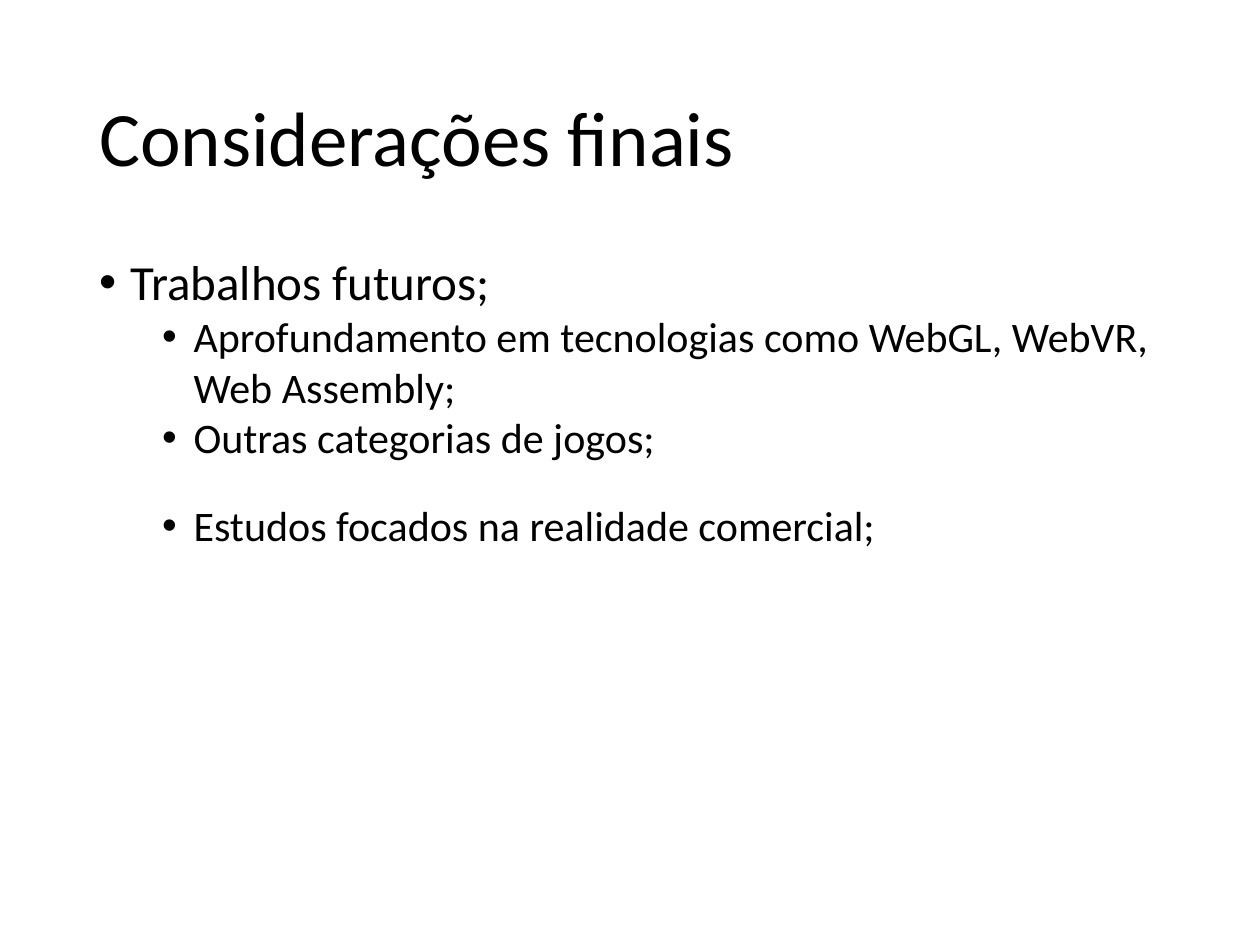
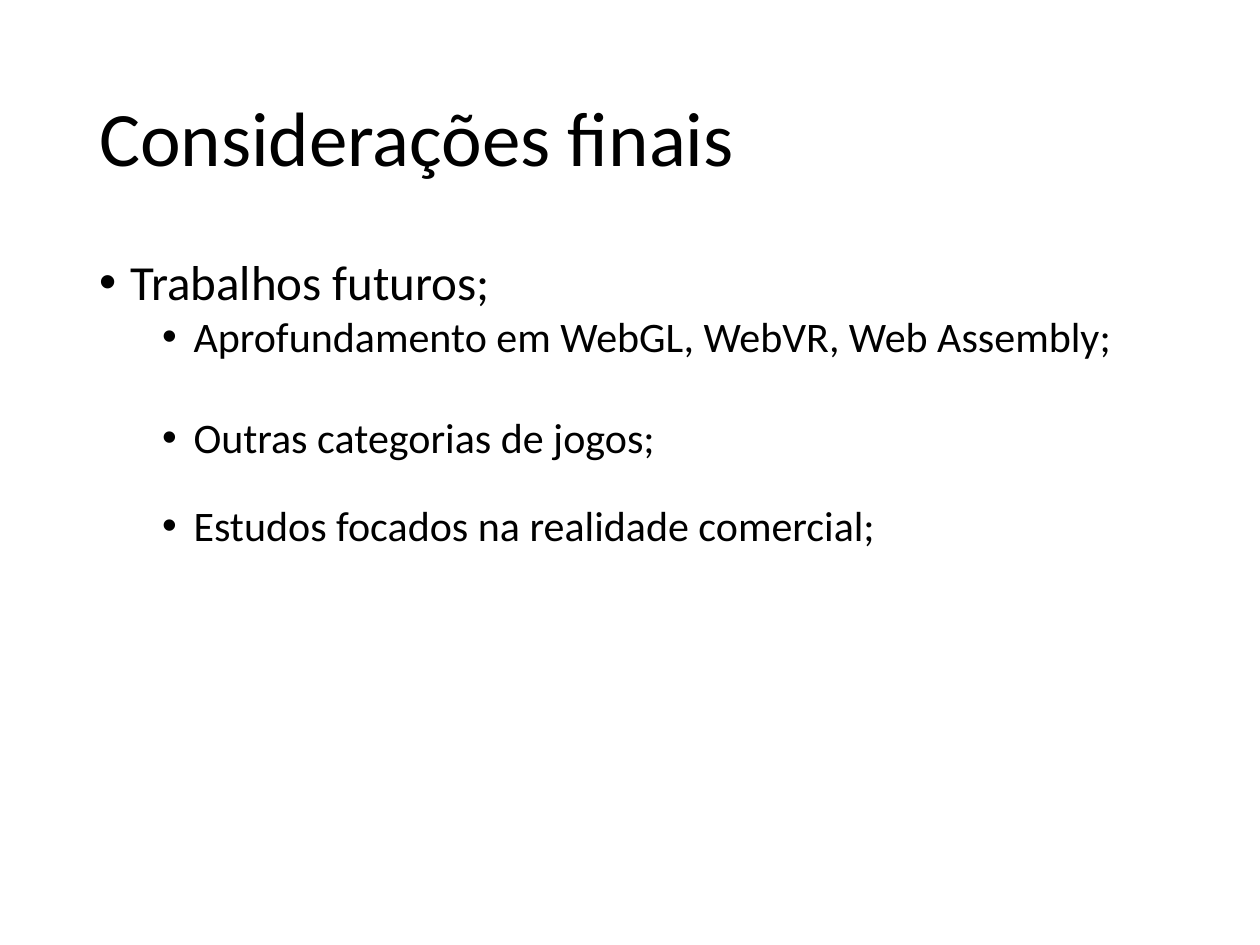
Before and after one commit to jeanCarloMachado/htmlLimitations, a slide deck: slide 26 of LimitacoesHTMLJogosMultiplataforma.odp (slide 29 before the commit). Drawn at 1260x945 pixels with LibreOffice and Linux fonts; fonts in the diff are those of the drawing; background and template pictures are left out. Boxes give left, top, right and bottom in pixels: in the first picture for what was removed or moved away, otherwise in the second. Text is boxed around its words. In the diff, an @@ line names an element or a change of style, - is before the commit and + after.

```diff
--- a/LimitacoesHTMLJogosMultiplataforma.odp
+++ b/LimitacoesHTMLJogosMultiplataforma.odp
@@ text at <box>194,322,1110,359</box>: text changed @@
-  • Aprofundamento em tecnologias como WebGL, WebVR, Web Assembly;
+  • Aprofundamento em WebGL, WebVR, Web Assembly;
```
Also in this commit, not shown: 10 other slides changed, 3 slides removed, 1 other file.
